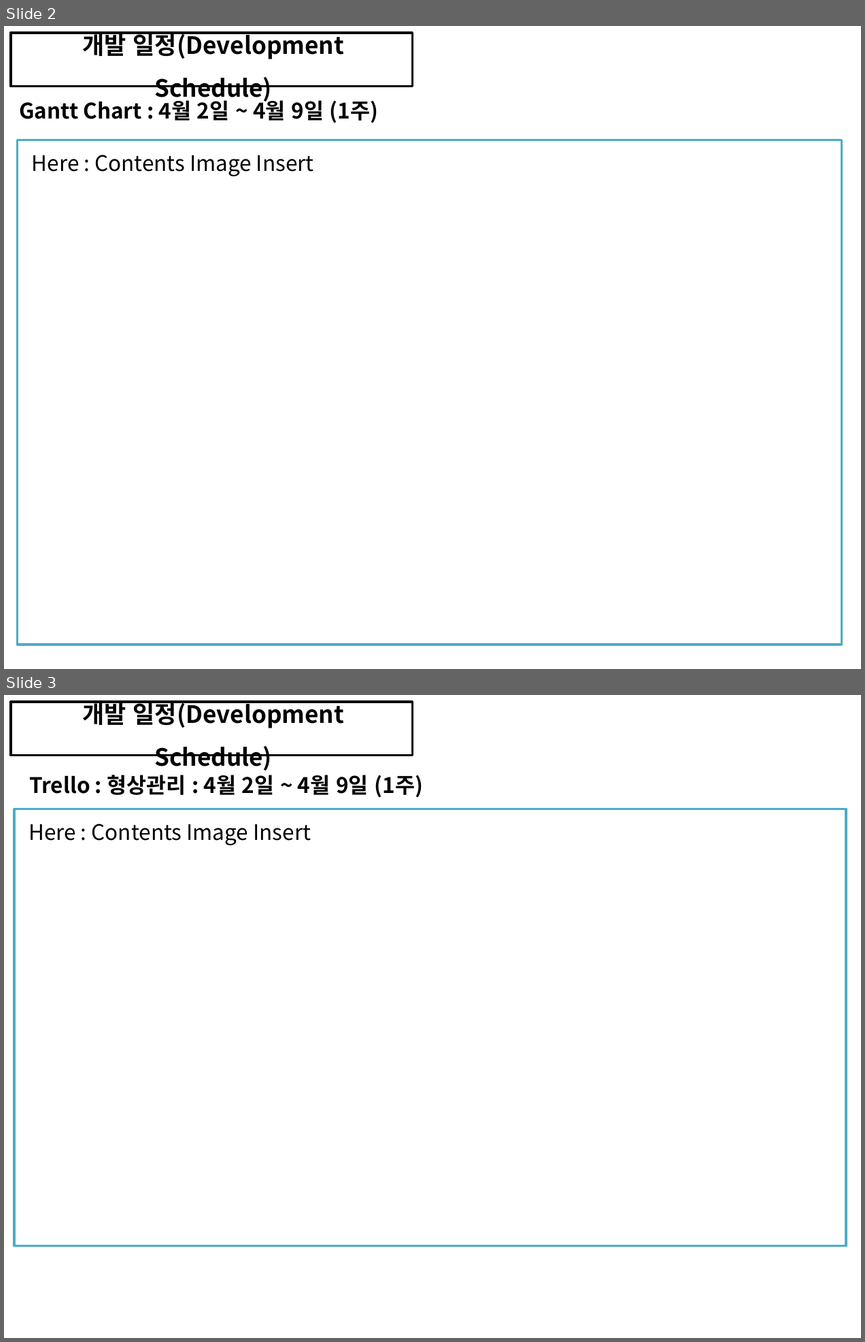
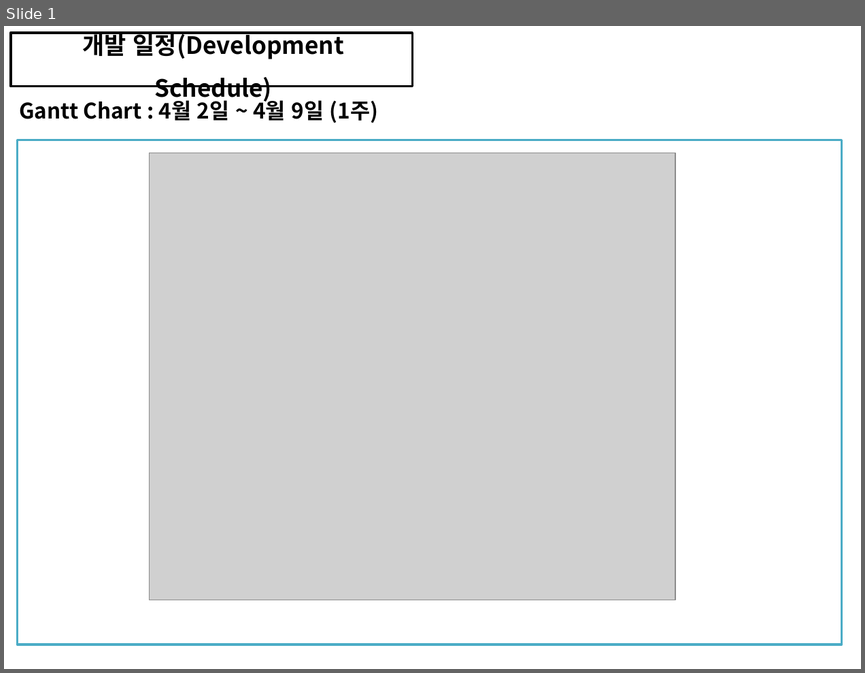
Before and after one commit to soh0256/5team, a slide deck: 개발 5팀 7차 미니 프로젝트 산출물 제출/7) KOSMO_77기_개발 0팀_일정관리_형상관리_활용_종합보고서.pptx. Shown one above the other, each under a label of ours: slides 2 and 3 before the commit, slide 1 after it. The pictures are 865x1342 and 865x673 pixels, drawn with LibreOffice and Linux fonts; fonts in the diff are those of the drawing; grey boxes stand for pictures. Boxes give left, top, right and bottom in pixels: in the first picture for what was removed or moved away, otherwise in the second. Text is boxed around its words. In the diff, an @@ line names an element or a change of style, - is before the commit and + after.

Commit message:
간트차트_형상관리보고서_최종본

```diff
--- a/개발 5팀 7차 미니 프로젝트 산출물 제출/7) KOSMO_77기_개발 0팀_일정관리_형상관리_활용_종합보고서.pptx
+++ b/개발 5팀 7차 미니 프로젝트 산출물 제출/7) KOSMO_77기_개발 0팀_일정관리_형상관리_활용_종합보고서.pptx
@@ slide 3 removed at bbox=[4, 695, 861, 1338], background #FFFFFF @@
@@ rectangle removed at bbox=[11, 702, 413, 756] @@
@@ text removed at bbox=[82, 700, 344, 770] @@
-개발 일정(Development Schedule)
@@ text removed at bbox=[29, 775, 423, 798] @@
-Trello : 형상관리 : 4월 2일 ~ 4월 9일 (1주)
@@ rectangle removed at bbox=[14, 809, 847, 1246] @@
@@ text removed at bbox=[28, 824, 311, 845] @@
-Here : Contents Image Insert
@@ what was slide 2 is now slide 1 @@
@@ slide 1 changed as well @@
@@ text removed at bbox=[32, 155, 314, 176] @@
-Here : Contents Image Insert
@@ picture added at bbox=[150, 152, 676, 600] @@
```
Also in this commit, not shown: 2 other slides changed, 1 other file.
